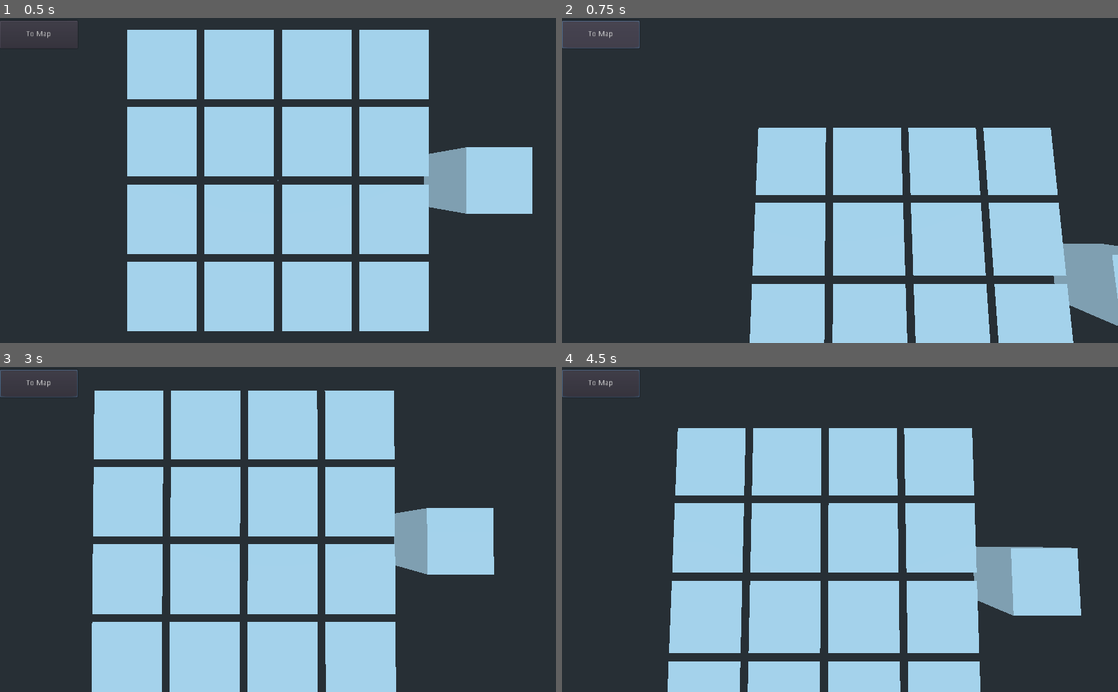
Above: before the commit, frames 1-4 (two rows, left to right).
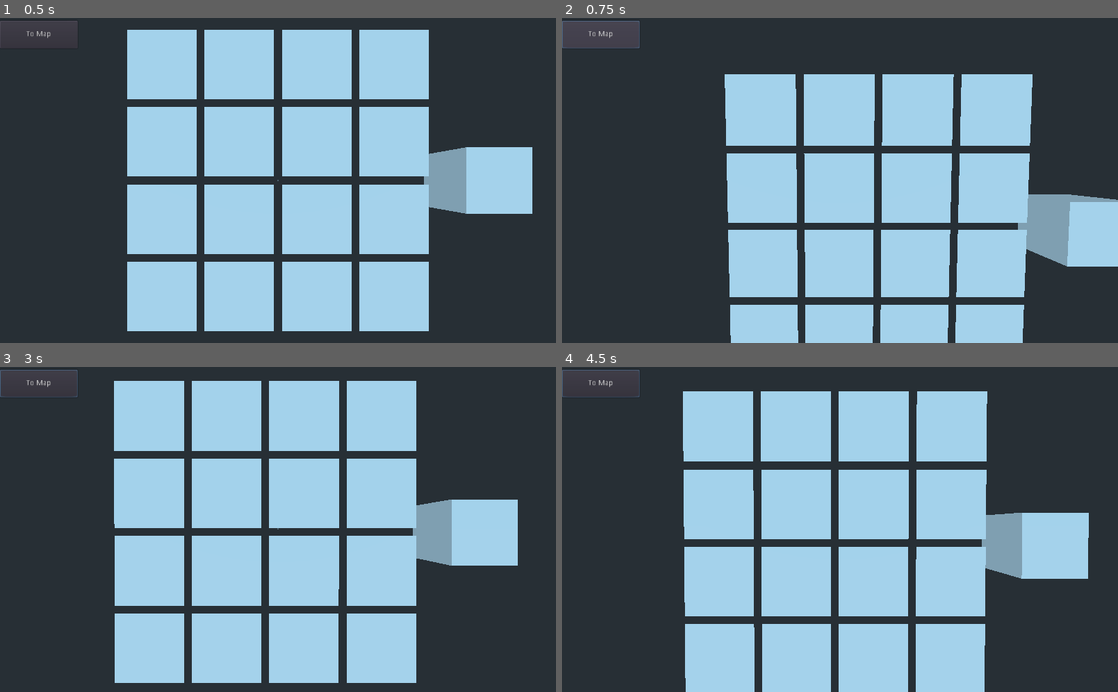
Above: after the commit, the same moments.

Repository: tpgame-spbstu/Tabletop-roguelike
Game: Godot game, scene res://Fight/fight_location.tscn
The game is run twice, just before and just after one commit, with the same random seed, the same clock (stepped at 60 frames per second) and the same inputs. This scene is started directly instead of the project's main scene.
Inputs (mouse positions are in pixels of both pictures, inside the frame that each line leads up to):
- Up to frame 1 (0.5 s): no input
- Up to frame 2 (0.75 s): click "To Map" at 0.5 s
- Up to frame 3 (3 s): click "To Map" at 1.25 s; click "To Map" at 2 s; tap Enter at 2.75 s; move the mouse to (400, 513) at 2.77 s; click (400, 513) at 2.92 s
- Up to frame 4 (4.5 s): tap Space at 3.5 s; move the mouse to (728, 545) at 3.52 s; click (728, 545) at 3.67 s; tap Enter at 4.25 s; move the mouse to (895, 458) at 4.27 s; click (895, 458) at 4.42 s

Frame 1 is identical in both runs. In frame 2, 28% of the frame differs, in the area x 29-100%, y 17-100%; in frame 3, 25%; in frame 4, 25%.

Commit message:
Добавил базовую систему символов карт #40

Diff:
--- a/Card/card.gd
+++ b/Card/card.gd
@@ -6,10 +6,11 @@
 var HandCell := load("res://Fight/hand_cell.gd") as Script
 var CardConfig := load("res://Card/card_config.gd")
 export var owner_number : int
+var common_symbols : Dictionary
+var mod_symbols : Dictionary
 var src_config
 var card_name : String
 var play_cost : Cost
-onready var symbols = $symbols
 export var health : int
 var power : int
 var animation = null
@@ -26,9 +27,13 @@
 	src_config = card_config
 	card_name = card_config.card_name
 	play_cost = card_config.play_cost
-	for symbol_scn in card_config.symbols:
-		var symbol = symbol_scn.instance()
-		symbols.add_child(symbol)
+	for symbol_name in card_config.common_symbols:
+		var symbol = SymbolManager.get_symbol_copy(symbol_name)
+		common_symbols[symbol_name] = symbol
+		symbol.initialize(self)
+	for symbol_name in card_config.mod_symbols:
+		var symbol = SymbolManager.get_symbol_copy(symbol_name)
+		mod_symbols[symbol_name] = symbol
 		symbol.initialize(self)
 	health = card_config.health
 	power = card_config.power
@@ -63,7 +68,10 @@
 func process_attack(fight_state):
 	var board_cell = get_board_cell_or_null()
 	assert(board_cell != null)
-	var target_board_cell = board_cell.get_relative_board_cell(player_attack_direction[owner_number], 0)
+	var attack_range = 1
+	if has_symbol("range"):
+		attack_range += 1
+	var target_board_cell = board_cell.get_relative_board_cell(attack_range * player_attack_direction[owner_number], 0)
 	if target_board_cell == null:
 		return
 	if BoardCell.instance_has(target_board_cell):
@@ -94,7 +102,21 @@
 	delta_column_abs *= 1 if delta_column_abs > 0 else -1
 	if target_board_cell.is_enemy_base(owner_number) or (delta_row_abs + delta_column_abs != 1):
 		return null
+	var delta = 0
+	if has_symbol("fast"):
+		delta -= 1
+	if has_symbol("slow"):
+		delta += 1
 	if board_cell.is_friendly_base(owner_number) && delta_row_abs == 1:
-		return Cost.new(1, 0, 0)
+		return Cost.new(1 + delta, 0, 0)
 	else:
-		return Cost.new(2, 0, 0)
+		return Cost.new(2 + delta, 0, 0)
+
+func get_symbol_or_null(symbol_name):
+	var symbol = common_symbols[symbol_name]
+	if symbol == null:
+		symbol = mod_symbols[symbol_name]
+	return symbol
+
+func has_symbol(symbol_name):
+	return common_symbols.has(symbol_name) || mod_symbols.has(symbol_name)
--- a/Card/card.tscn
+++ b/Card/card.tscn
@@ -34,5 +34,3 @@
 material/0 = SubResource( 4 )
 
 [node name="unit_visuals" type="Spatial" parent="."]
-
-[node name="symbols" type="Node" parent="."]
--- a/Card/card_config.gd
+++ b/Card/card_config.gd
@@ -2,13 +2,17 @@
 
 var card_name : String
 var play_cost : Cost
-var symbols : Array = [PackedScene]
+var common_symbols : Dictionary
+var mod_symbols : Dictionary
 var health : int
 var power : int
 
-func _init(card_name, play_cost, symbols, health, power):
+func _init(card_name, play_cost, common_symbol_names, mod_symbol_names, health, power):
 	self.card_name = card_name
 	self.play_cost = play_cost
-	self.symbols = symbols
+	for symbol_name in common_symbol_names:
+		common_symbols[symbol_name] = SymbolManager.get_symbol_copy(symbol_name)
+	for symbol_name in mod_symbol_names:
+		mod_symbols[symbol_name] = SymbolManager.get_symbol_copy(symbol_name)
 	self.health = health
 	self.power = power
--- a/Card/card_visuals_2d.gd
+++ b/Card/card_visuals_2d.gd
@@ -10,9 +10,13 @@
 	params_text += "\n"
 	params_text += String(card.play_cost.energy)
 	params_text += "\n"
-	params_text += String(card.symbols.get_children())
-	params_text += "\n"
 	params_text += String(card.health)
 	params_text += "\n"
 	params_text += String(card.power)
+	params_text += "\n"
+	for symbol_name in card.common_symbols.keys():
+		params_text += symbol_name + ", "
+	params_text += "\n"
+	for symbol_name in card.mod_symbols.keys():
+		params_text += symbol_name + ", "
 	card_params_label.text = params_text
--- a/Card/card_visuals_2d.tscn
+++ b/Card/card_visuals_2d.tscn
@@ -52,9 +52,10 @@
 theme = SubResource( 3 )
 text = "player
 cost
-symbols
 health
-power"
+power
+com_sym
+mod_sym"
 __meta__ = {
 "_edit_use_anchors_": false
 }
--- a/Fight/Camera.gd
+++ b/Fight/Camera.gd
@@ -7,6 +7,6 @@
 	if event is InputEventMouseMotion:
 		translation = base_translation
 		rotation.x = base_rotation
-		translation.x -= (event.position.x / get_viewport().get_visible_rect().size.x - 0.5) * 2
-		rotation.x -= (event.position.y / get_viewport().get_visible_rect().size.y - 0.5) / 4
-		translation.z -= (event.position.y / get_viewport().get_visible_rect().size.y - 0.5) * 2
+		translation.x -= (ease(event.position.x / get_viewport().get_visible_rect().size.x, -0.2) - 0.5) * 3
+		rotation.x += (ease(event.position.y / get_viewport().get_visible_rect().size.y, -0.2) - 0.5) / 4
+		translation.z -= (ease(event.position.y / get_viewport().get_visible_rect().size.y, -0.2) - 0.5) * 4
--- a/Symbols/symbol.gd
+++ b/Symbols/symbol.gd
@@ -1,6 +1,28 @@
-extends Node
+extends Reference
+
+class_name Symbol
+
+var symbol_name
+
+var symbol_image
+
+var symbol_description
+
+var is_visible
+
+var can_be_transferred
 
 var card
 
+func _init(symbol_name, symbol_image, symbol_description, is_visible, can_be_transferred):
+	self.symbol_name = symbol_name
+	self.symbol_image = symbol_image
+	self.symbol_description = symbol_description
+	self.is_visible = is_visible
+	self.can_be_transferred = can_be_transferred
+
 func initialize(card):
 	self.card = card
+
+func get_copy():
+	return get_script().new(symbol_name, symbol_image, symbol_description, is_visible, can_be_transferred)
--- /dev/null
+++ b/Symbols/symbol_manager.gd
@@ -0,0 +1,26 @@
+extends Node
+
+var symbol_dictionary : Dictionary
+
+
+func list_symbol(symbol):
+	assert(!symbol_dictionary.has(symbol.symbol_name))
+	symbol_dictionary[symbol.symbol_name] = symbol
+
+
+func get_symbol(symbol_name):
+	assert(symbol_dictionary.has(symbol_name))
+	return symbol_dictionary[symbol_name]
+
+
+func get_symbol_copy(symbol_name):
+	assert(symbol_dictionary.has(symbol_name))
+	return symbol_dictionary[symbol_name].get_copy()
+
+func _ready():
+	var fast_symbol = Symbol.new("fast", null, "Передвтжение дешевле на 1 энергию.", true, true)
+	var slow_symbol = Symbol.new("slow", null, "Передвтжение дороже на 1 энергию.", true, true)
+	var range_symbol = Symbol.new("range", null, "Атака на одну клетку дальше.", true, true)
+	list_symbol(fast_symbol)
+	list_symbol(slow_symbol)
+	list_symbol(range_symbol)
--- a/game_load_manager.gd
+++ b/game_load_manager.gd
@@ -21,16 +21,16 @@
 	var CardConfig := load("res://Card/card_config.gd")
 	var deck_config = DeckConfig.new()
 	deck_config.cards.append(CardConfig.new(
-		"Карта 1", Cost.new(1, 0, 0), [], 3, 2
+		"Карта быстрая", Cost.new(2, 0, 0), ["fast"], [], 1, 2
 		))
 	deck_config.cards.append(CardConfig.new(
-		"Карта 2", Cost.new(1, 0, 0), [], 3, 2
+		"Карта медленная", Cost.new(2, 0, 0), ["slow"], [], 3, 3
 		))
 	deck_config.cards.append(CardConfig.new(
-		"Карта 3", Cost.new(1, 0, 0), [], 3, 2
+		"Карта обычная", Cost.new(1, 0, 0), [], [], 2, 2
 		))
 	deck_config.cards.append(CardConfig.new(
-		"Карта 4", Cost.new(1, 0, 0), [], 3, 2
+		"Карта дальнобойная", Cost.new(3, 0, 0), ["range"], [], 2, 1
 		))
 	return deck_config
 
--- a/project.godot
+++ b/project.godot
@@ -23,11 +23,17 @@
 "class": "LinMoveAnimation",
 "language": "GDScript",
 "path": "res://lin_move_animation.gd"
+}, {
+"base": "Reference",
+"class": "Symbol",
+"language": "GDScript",
+"path": "res://Symbols/symbol.gd"
 } ]
 _global_script_class_icons={
 "Cost": "",
 "GameLoadManager": "",
-"LinMoveAnimation": ""
+"LinMoveAnimation": "",
+"Symbol": ""
 }
 
 [application]
@@ -38,6 +44,7 @@
 [autoload]
 
 GameSettings="*res://game_settings.gd"
+SymbolManager="*res://Symbols/symbol_manager.gd"
 
 [physics]
 
